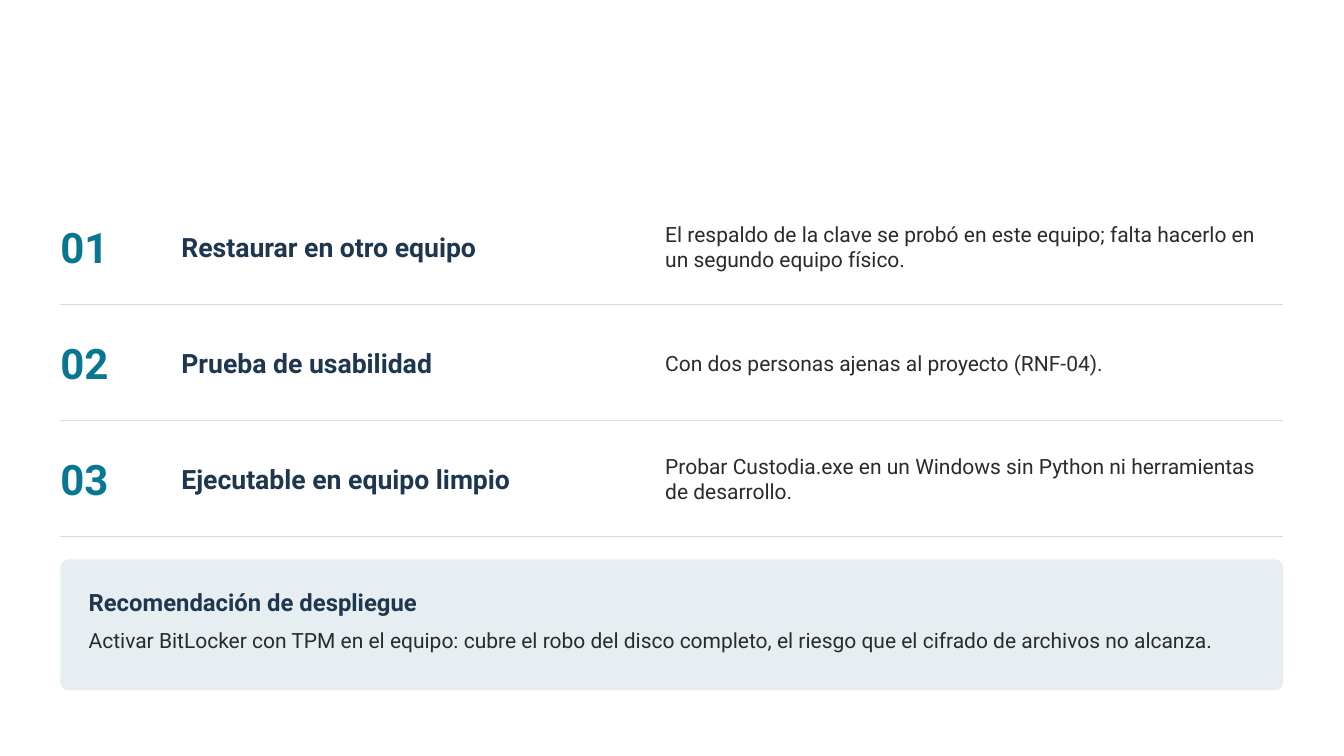
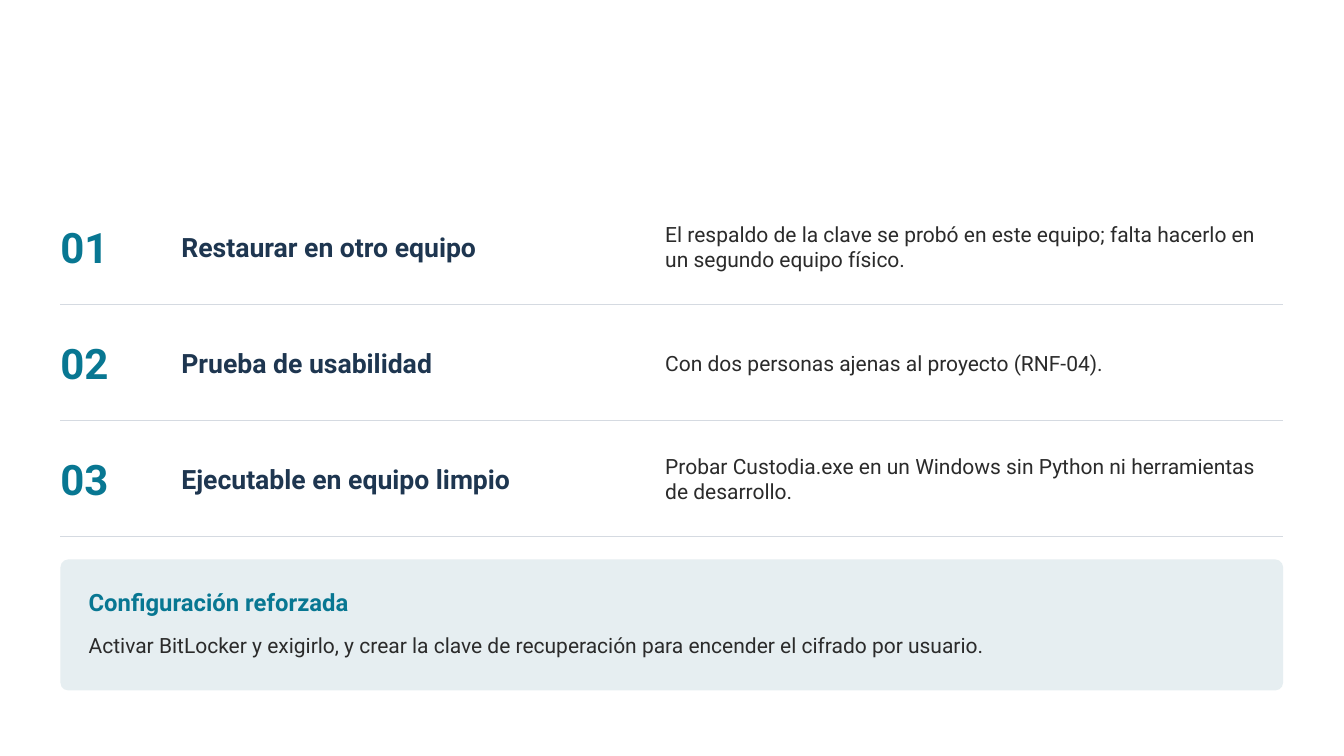
Before and after one commit to yanni2327/custodia, a slide deck: slide 15 of docs/Custodia_charla_TED.pptx (slide 14 before the commit). Drawn at 1344x756 pixels with LibreOffice and Linux fonts; fonts in the diff are those of the drawing; background and template pictures are left out. Boxes give left, top, right and bottom in pixels: in the first picture for what was removed or moved away, otherwise in the second. Text is boxed around its words. In the diff, an @@ line names an element or a change of style, - is before the commit and + after.

```diff
--- a/docs/Custodia_charla_TED.pptx
+++ b/docs/Custodia_charla_TED.pptx
@@ text at (89,593,983,658): text changed @@
-Recomendación de despliegue
-Activar BitLocker con TPM en el equipo: cubre el robo del disco completo, el riesgo que el cifrado de archivos no alcanza.
+Configuración reforzada
+Activar BitLocker y exigirlo, y crear la clave de recuperación para encender el cifrado por usuario.
```
Also in this commit, not shown: 4 other slides changed, 1 slide added, 27 other files.
